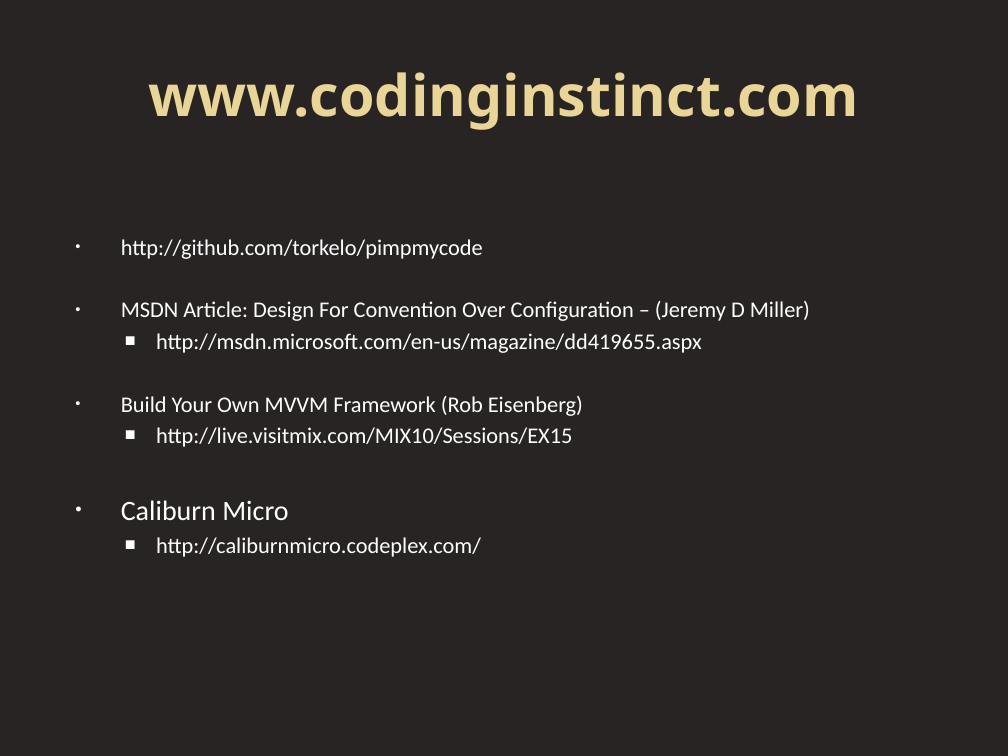
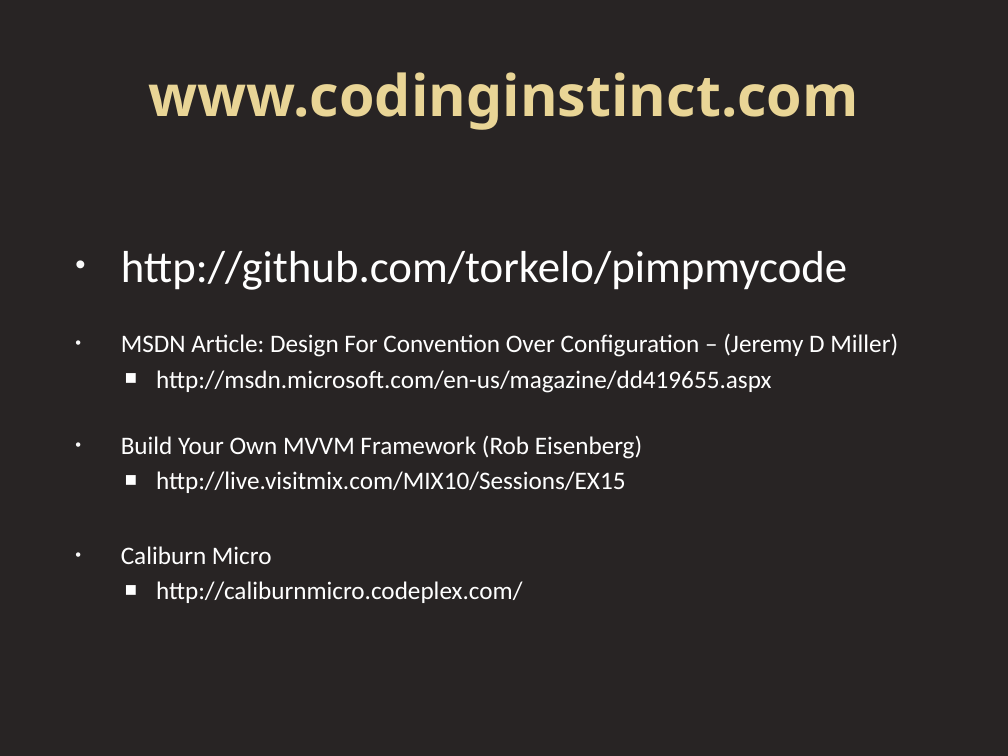
Before and after one commit to torkelo/pimpmycode, a slide deck: slide 4 of docs/convention_over_configuration.pptx (slide 7 before the commit). Drawn at 1008x756 pixels with LibreOffice and Linux fonts; fonts in the diff are those of the drawing. Boxes give left, top, right and bottom in pixels: in the first picture for what was removed or moved away, otherwise in the second. Text is boxed around its words. In the diff, an @@ line names an element or a change of style, - is before the commit and + after.

```diff
--- a/docs/convention_over_configuration.pptx
+++ b/docs/convention_over_configuration.pptx
@@ text "http://github.com/torkelo/pimpmycode" at (121,251,898,603): size 16 to 32 pt in "http://github.com/torkelo/pimpmycode"; size 16 to 18 pt in "MSDN Article: Design For Convention Over Configuration ...", "http://msdn.microsoft.com/en-us/magazine/dd419655.aspx", "Build Your Own MVVM Framework (Rob Eisenberg)", "http://live.visitmix.com/MIX10/Sessions/EX15" and 1 more places; size 20 to 18 pt in "Caliburn Micro"; more space between paragraphs @@
```
Also in this commit, not shown: 1 slide added, 4 slides removed, 49 other files.
